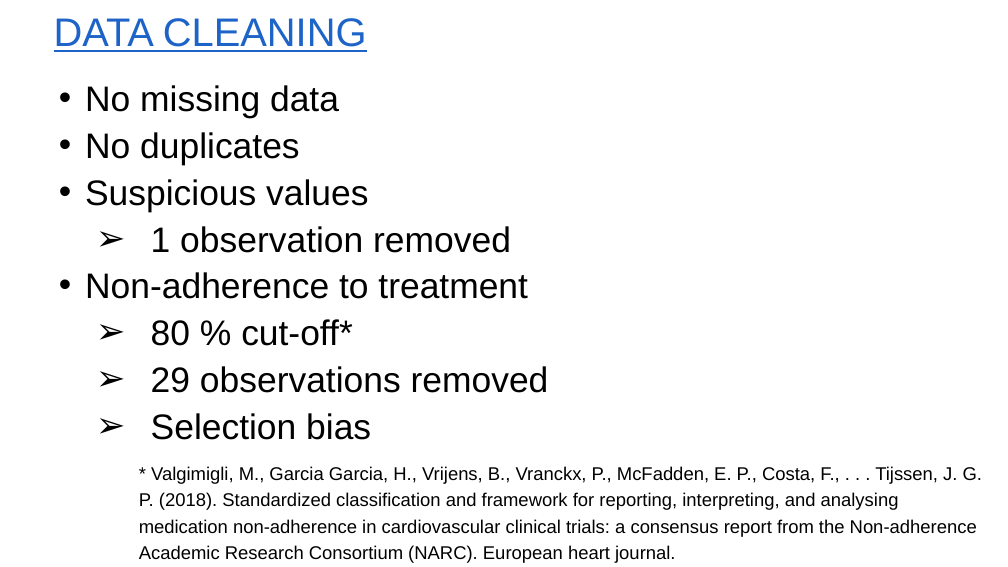
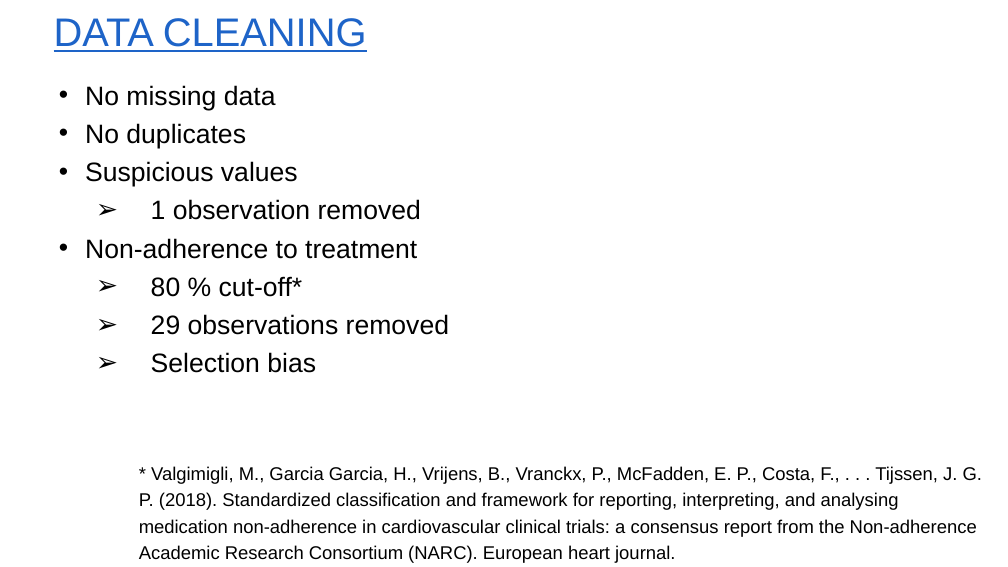
Before and after one commit to laurensprinstat/project_prinstat, a slide deck: slide 2 of prinstat proj pres.pptx. Drawn at 1008x567 pixels with LibreOffice and Linux fonts; fonts in the diff are those of the drawing; background and template pictures are left out. Boxes give left, top, right and bottom in pixels: in the first picture for what was removed or moved away, otherwise in the second. Text is boxed around its words. In the diff, an @@ line names an element or a change of style, - is before the commit and + after.

```diff
--- a/prinstat proj pres.pptx
+++ b/prinstat proj pres.pptx
@@ text "No missing data" at (85, 85, 449, 373): size 48 to 36 pt; line spacing 1.1 to 1.2 @@
```
Also in this commit, not shown: 2 other slides changed.
